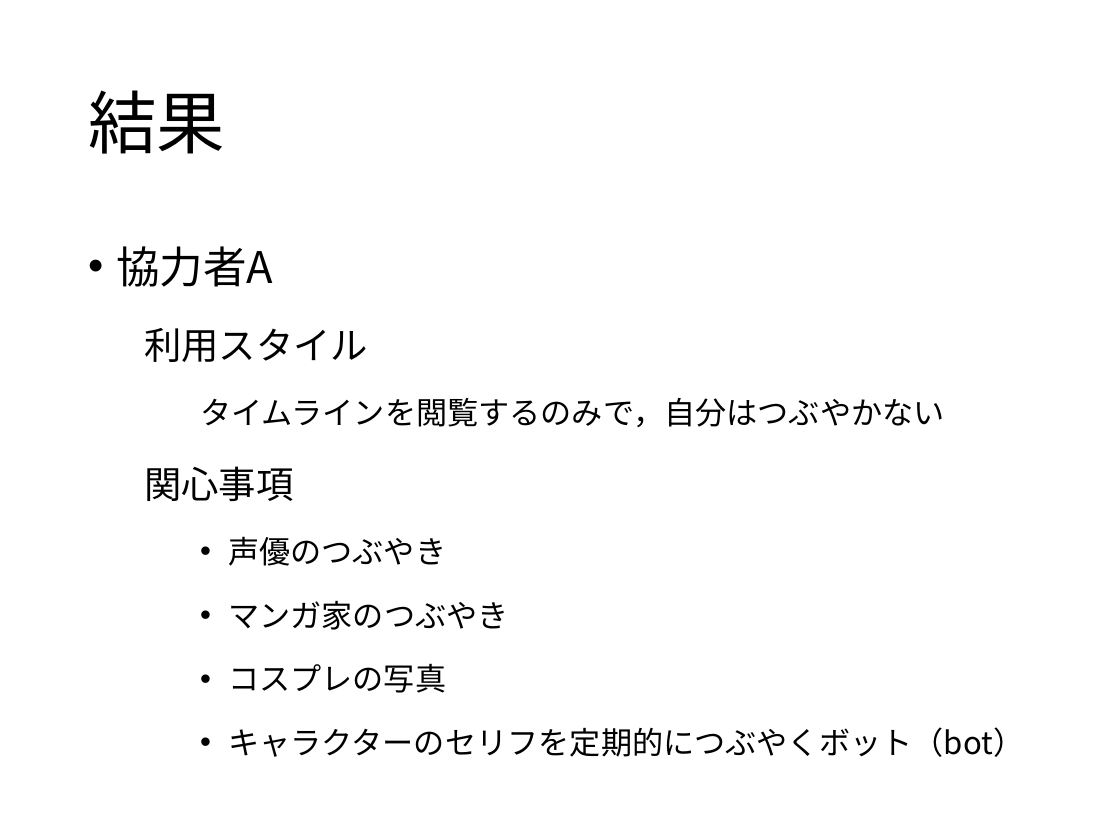
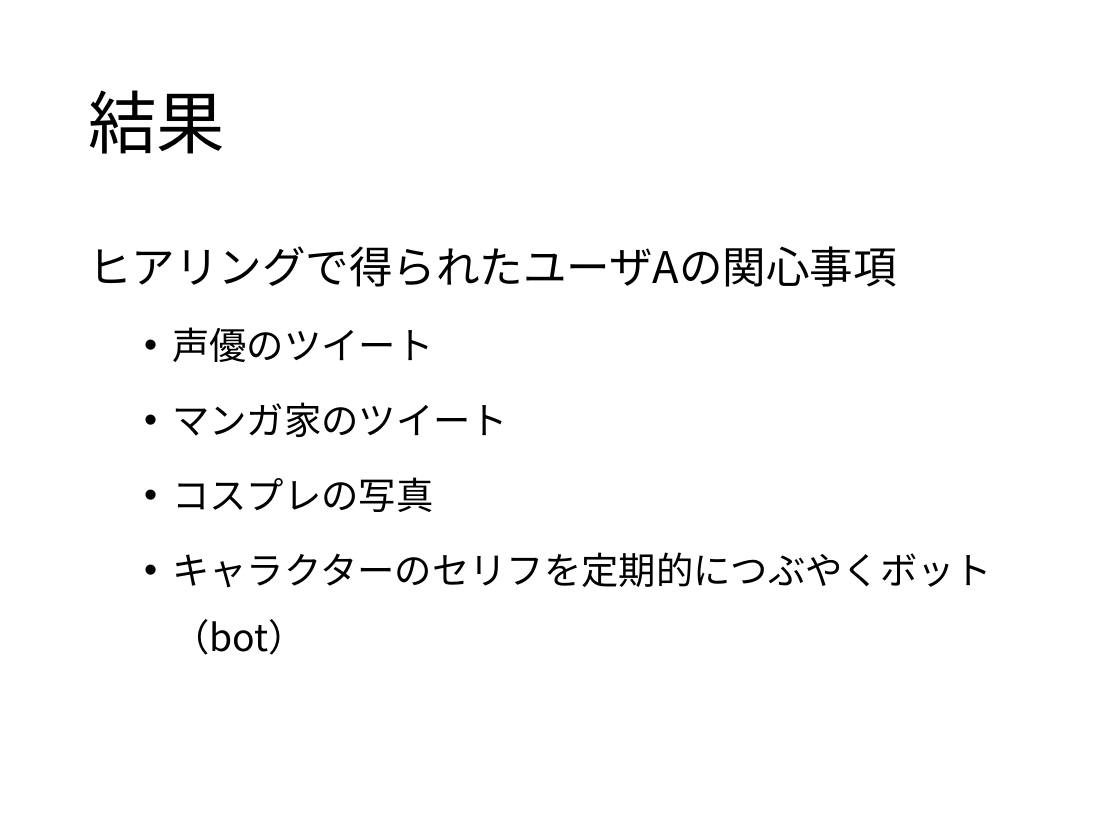
Before and after one commit to keimatsui/kadai, a slide deck: slide 8 of 卒業論文/2014/吉野聡志/最終発表/最終発表スライド.pptx (slide 9 before the commit). Drawn at 1120x840 pixels with LibreOffice and Linux fonts; fonts in the diff are those of the drawing. Boxes give left, top, right and bottom in pixels: in the first picture for what was removed or moved away, otherwise in the second. Text is boxed around its words. In the diff, an @@ line names an element or a change of style, - is before the commit and + after.

Commit message:
最終発表スライド提出

```diff
--- a/卒業論文/2014/吉野聡志/最終発表/最終発表スライド.pptx
+++ b/卒業論文/2014/吉野聡志/最終発表/最終発表スライド.pptx
@@ text at [88,246,897,437]: text changed; size 20 to 28 pt @@
-• 協力者A
-  利用スタイル
-    タイムラインを閲覧するのみで，自分はつぶやかない
-  関心事項
-    • 声優のつぶやき
-    • マンガ家のつぶやき
+ヒアリングで得られたユーザAの関心事項
+  • 声優のツイート
+  • マンガ家のツイート
@@ text at [172,477,992,655]: size 20 to 24 pt in "コスプレの写真", "キャラクターのセリフを定期的につぶやくボット（bot）"; list level 3 to 2 in "コスプレの写真"; list level 3 to 2 in "キャラクターのセリフを定期的につぶやくボット（bot）" @@
```
Also in this commit, not shown: 13 other slides changed, 3 slides added, 6 slides removed.
